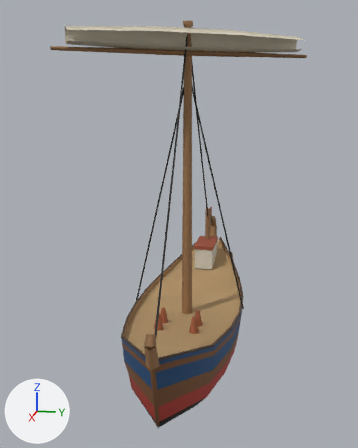
A saved change to the glTF model public/harbour/kit/hull_usd_coaster_boat.glb.
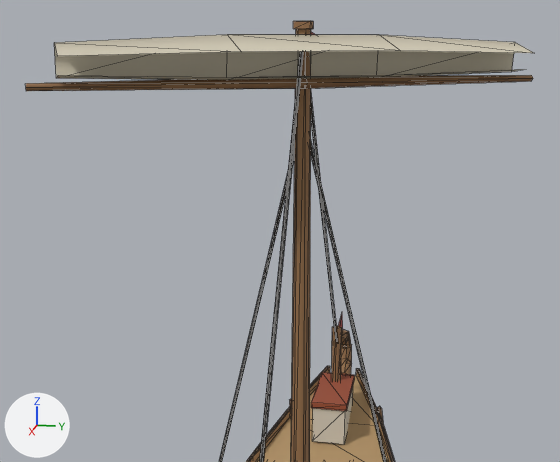
Each version appears first whole from a camera (50 mm lens) standing at (10.91, 1.89, 5.45) and looking at (0.05, -0.28, 2.74), and next in a close-up from a camera (50 mm lens) standing at (8.49, 1.35, 6.83) and looking at (1.22, -0.1, 5.01). Arrows for +X, +Y and +Z are at lower left; the lights stay in place. The last two pictures show the newer version. Both versions are drawn at full value of the shape key 'furl' of 'sail_main'; the numbers are the values there. The close-ups show mesh edges as thin lines. Vertices at exactly the same position are counted once.

Before the edit, the objects in view are built like this:
```python
me_deck_001 = bpy.data.meshes.new('deck.001')
me_deck_001.from_pydata(...)  # 80 vertices, 108 faces; spans x -1.0..1.0, y -0.3..0.3, z -0.41..0.41
me_deck_001.materials.append(mat_hb_opaque)
me_sail_main_001 = bpy.data.meshes.new('sail_main.001')
me_sail_main_001.from_pydata(...)  # 16 vertices, 18 faces; spans x -0.248..0.305, y -0.425..0.457, z 0.292..0.38
me_sail_main_001.materials.append(mat_hb_sail)
me_yards_001 = bpy.data.meshes.new('yards.001')
me_yards_001.from_pydata(...)  # 12 vertices, 16 faces; spans x -0.59..0.59, y -1.0..1.0, z -0.03..0.03
me_yards_001.materials.append(mat_hb_opaque)
ob_deck = bpy.data.objects.new('deck', me_deck_001)
ob_deck.parent = ob_heel
ob_deck.location = (-1.004, 0.0, 0.481)
ob_deck.scale = (2.84, 2.84, 2.84)
ob_sail_main = bpy.data.objects.new('sail_main', me_sail_main_001)
ob_sail_main.parent = ob_heel
ob_sail_main.location = (0.621, 0.0557, 4.988)
ob_sail_main.scale = (4.99, 4.99, 4.99)
ob_yards = bpy.data.objects.new('yards', me_yards_001)
ob_yards.parent = ob_heel
ob_yards.location = (0.589, 0.0371, 6.413)
ob_yards.scale = (2.36, 2.36, 2.36)
# also in view: 'hull' at (-0.12, 0.0, 0.74); 'mast' at (-1.11, 0.0, 3.78); 'rigging' at (0.15, 0.01, 3.86)
```
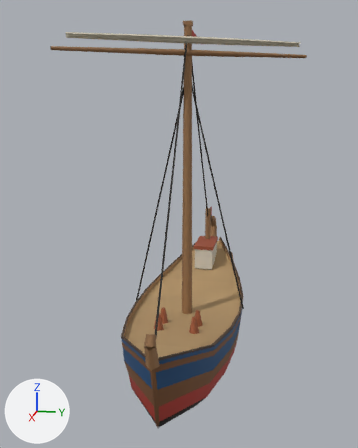
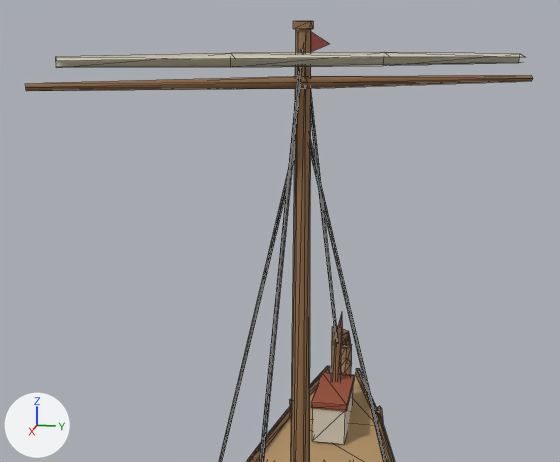
Location of each change, [x1, y1, x2, y2] in pixels of the close-ups (560 x 462 px):
'sail_main', reshaped, moved, rescaled (66% shorter)
    before: [54, 34, 533, 80]
    after: [56, 52, 525, 67]

Patch to the scene script:
```diff
--- a/public/harbour/kit/hull_usd_coaster_boat.glb.py
+++ b/public/harbour/kit/hull_usd_coaster_boat.glb.py
@@ me_sail_main_001 @@
 # used by ob_sail_main; parent = ob_heel; location = (0.621, 0.0557, 4.988); scale = (4.99, 4.99, 4.99)
-me_sail_main_001.from_pydata(...)  # 16 vertices, 18 faces; spans x -0.248..0.305, y -0.425..0.457, z 0.292..0.38
-me_sail_main_001.vertices[0].co = (0.284, -0.398, 0.308)  # pixel (57, 75)
-me_sail_main_001.vertices[1].co = (0.13, -0.112, 0.301)  # pixel (236, 77)
-me_sail_main_001.vertices[2].co = (0.067, -0.149, 0.292)
-me_sail_main_001.vertices[3].co = (0.239, -0.425, 0.301)  # pixel (56, 78)
-me_sail_main_001.vertices[4].co = (-0.095, 0.132, 0.292)
-me_sail_main_001.vertices[5].co = (-0.032, 0.169, 0.301)
-me_sail_main_001.vertices[6].co = (-0.248, 0.419, 0.301)  # pixel (511, 71)
-me_sail_main_001.vertices[7].co = (-0.203, 0.445, 0.308)
-me_sail_main_001.vertices[8].co = (-0.243, 0.422, 0.364)  # pixel (515, 42)
-me_sail_main_001.vertices[9].co = (-0.089, 0.136, 0.38)  # pixel (379, 34)
-me_sail_main_001.vertices[10].co = (-0.183, 0.457, 0.342)  # pixel (534, 53)
-me_sail_main_001.vertices[11].co = (-0.004, 0.185, 0.348)  # pixel (400, 50)
-me_sail_main_001.vertices[12].co = (0.074, -0.145, 0.38)  # pixel (227, 34)
-me_sail_main_001.vertices[13].co = (0.244, -0.422, 0.364)  # pixel (54, 42)
-me_sail_main_001.vertices[14].co = (0.159, -0.096, 0.348)  # pixel (241, 51)
-me_sail_main_001.vertices[15].co = (0.305, -0.387, 0.342)  # pixel (57, 56)
+me_sail_main_001.from_pydata(...)  # 16 vertices, 18 faces; spans x -0.224..0.275, y -0.406..0.436, z 0.299..0.325
+# me_sail_main_001 part 1
+me_sail_main_001.vertices[0].co = (0.269, -0.399, 0.304)
+me_sail_main_001.vertices[1].co = (0.112, -0.12, 0.302)  # pixel (233, 66)
+me_sail_main_001.vertices[2].co = (0.093, -0.131, 0.299)  # pixel (230, 67)
+me_sail_main_001.vertices[3].co = (0.256, -0.406, 0.302)  # pixel (56, 67)
+me_sail_main_001.vertices[4].co = (-0.067, 0.146, 0.299)  # pixel (383, 65)
+me_sail_main_001.vertices[5].co = (-0.048, 0.157, 0.302)  # pixel (388, 64)
+me_sail_main_001.vertices[6].co = (-0.224, 0.425, 0.302)  # pixel (518, 62)
+me_sail_main_001.vertices[7].co = (-0.211, 0.433, 0.304)
+me_sail_main_001.vertices[8].co = (-0.223, 0.426, 0.32)  # pixel (520, 53)
+me_sail_main_001.vertices[9].co = (-0.065, 0.147, 0.325)  # pixel (384, 52)
+me_sail_main_001.vertices[10].co = (-0.205, 0.436, 0.314)  # pixel (525, 57)
+me_sail_main_001.vertices[11].co = (-0.04, 0.162, 0.316)  # pixel (390, 57)
+me_sail_main_001.vertices[12].co = (0.095, -0.13, 0.325)  # pixel (230, 53)
+me_sail_main_001.vertices[13].co = (0.257, -0.406, 0.32)  # pixel (55, 56)
+me_sail_main_001.vertices[14].co = (0.12, -0.115, 0.316)  # pixel (235, 58)
+me_sail_main_001.vertices[15].co = (0.275, -0.395, 0.314)  # pixel (56, 60)
 me_sail_main_001.materials.append(mat_hb_sail)
@@ ob_sail_main @@
 ob_sail_main.parent = ob_heel
-ob_sail_main.location = (0.621, 0.0557, 4.988)
-ob_sail_main.scale = (4.99, 4.99, 4.99)
+ob_sail_main.location = (0.621, 0.0557, 5.062)
+ob_sail_main.scale = (5.06, 5.06, 5.06)
```
